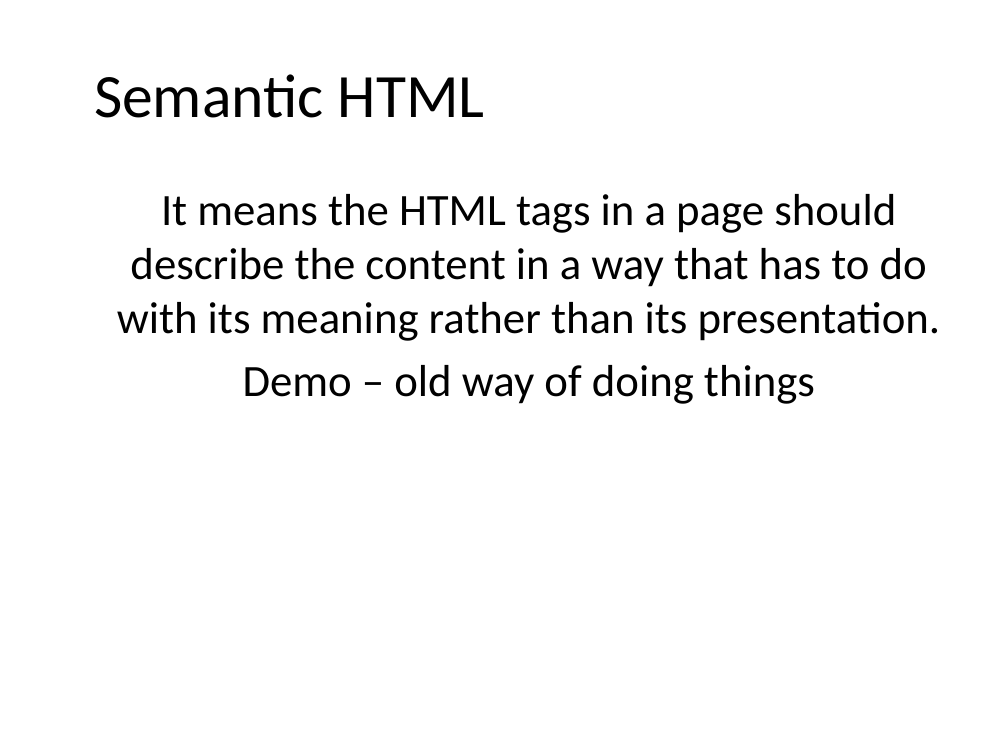
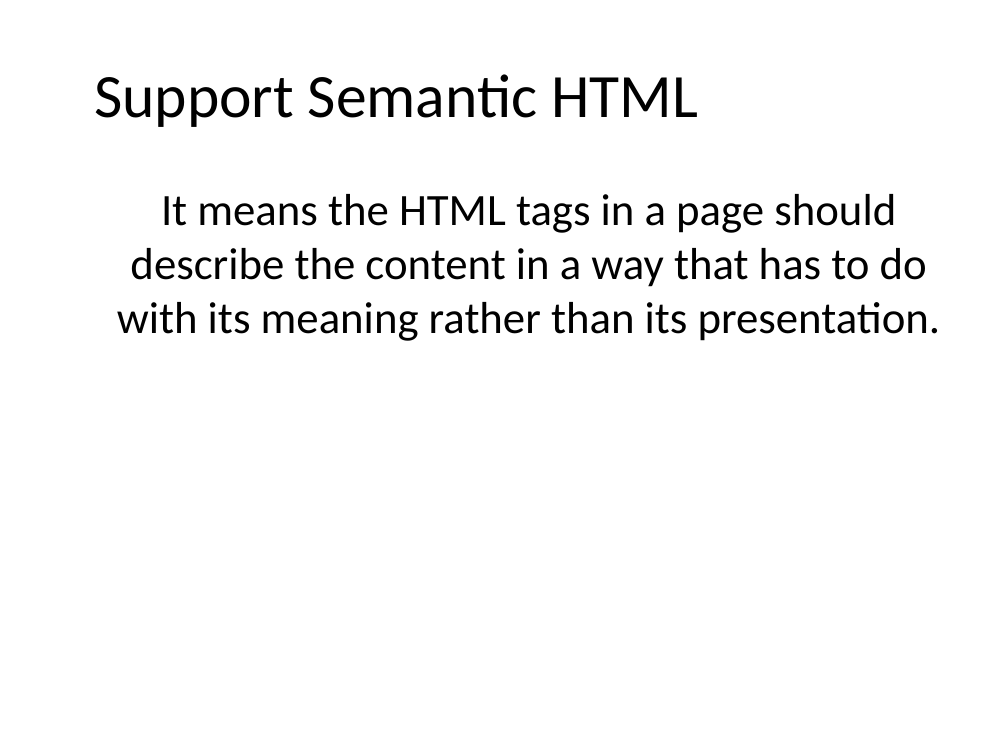
Before and after one commit to punchouty/accessibility, a slide deck: slide 26 of ppt/aria.pptx (slide 21 before the commit). Drawn at 1008x756 pixels with LibreOffice and Linux fonts; fonts in the diff are those of the drawing; background and template pictures are left out. Boxes give left, top, right and bottom in pixels: in the first picture for what was removed or moved away, otherwise in the second. Text is boxed around its words. In the diff, an @@ line names an element or a change of style, - is before the commit and + after.

```diff
--- a/ppt/aria.pptx
+++ b/ppt/aria.pptx
@@ title at (94,74,698,127): text changed @@
-Semantic HTML
+Support Semantic HTML
@@ text at (243,365,815,404): paragraph removed @@
-Demo – old way of doing things
```
Also in this commit, not shown: 13 other slides changed, 9 slides added, 2 slides removed, 10 other files.
